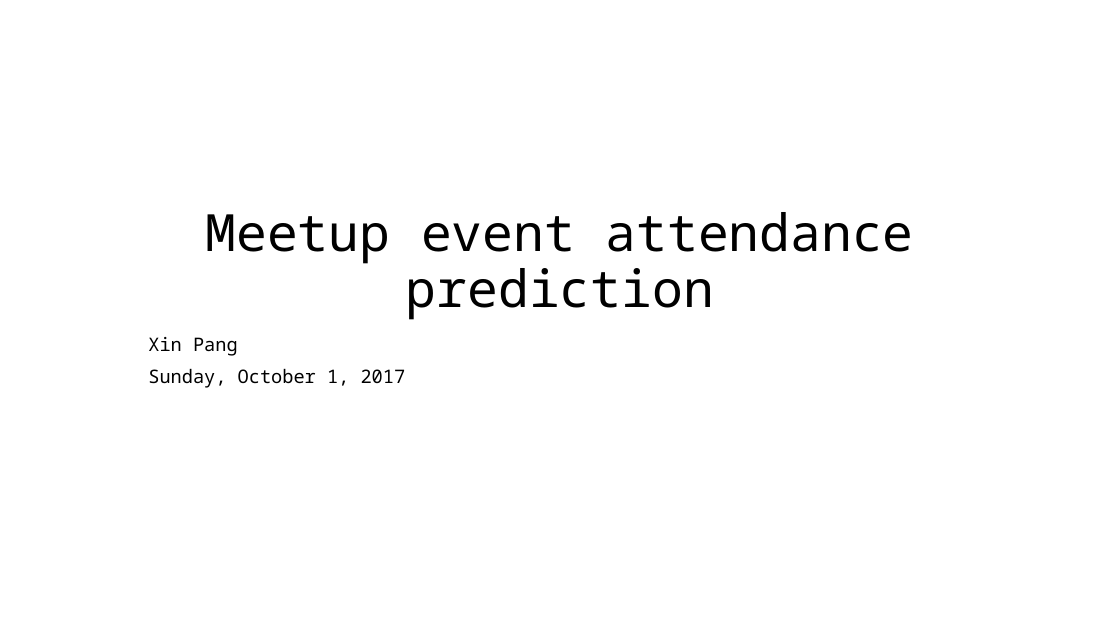
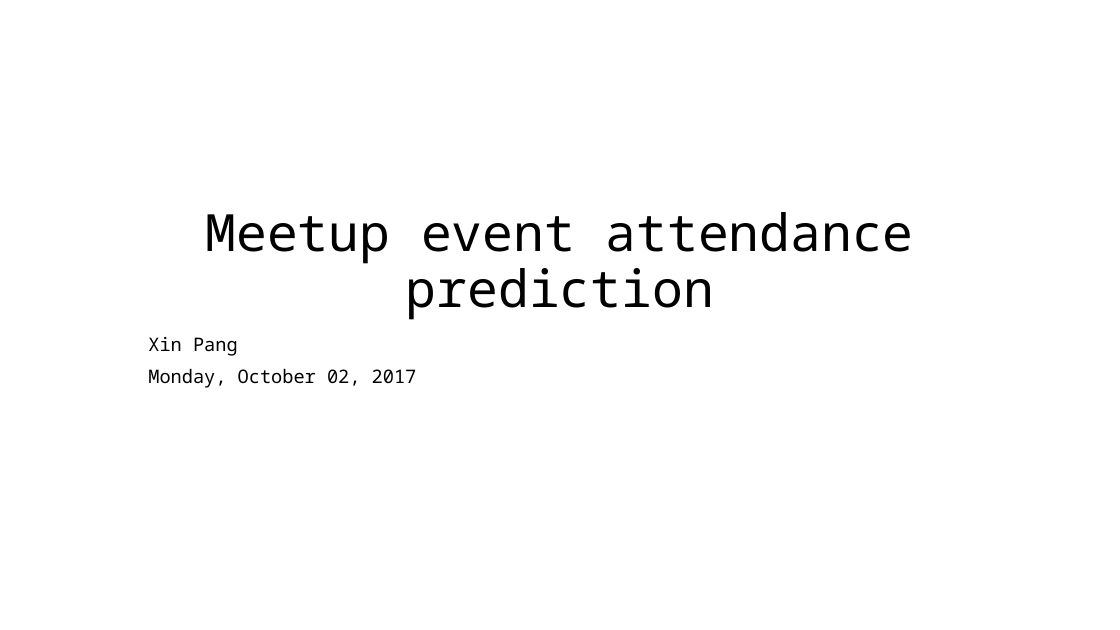
Before and after one commit to joyceXD/meetup-attendence-pred, a slide deck: slide 1 of presentation/meetup-attendance-prediction.pptx. Drawn at 1120x630 pixels with LibreOffice and Linux fonts; fonts in the diff are those of the drawing. Boxes give left, top, right and bottom in pixels: in the first picture for what was removed or moved away, otherwise in the second. Text is boxed around its words. In the diff, an @@ line names an element or a change of style, - is before the commit and + after.

```diff
--- a/presentation/meetup-attendance-prediction.pptx
+++ b/presentation/meetup-attendance-prediction.pptx
@@ subtitle at [148,368,417,388]: text changed @@
-Sunday, October 1, 2017
+Monday, October 02, 2017
```
Also in this commit, not shown: 3 other slides changed, 10 slides added, 3 slides removed, 28 other files.
